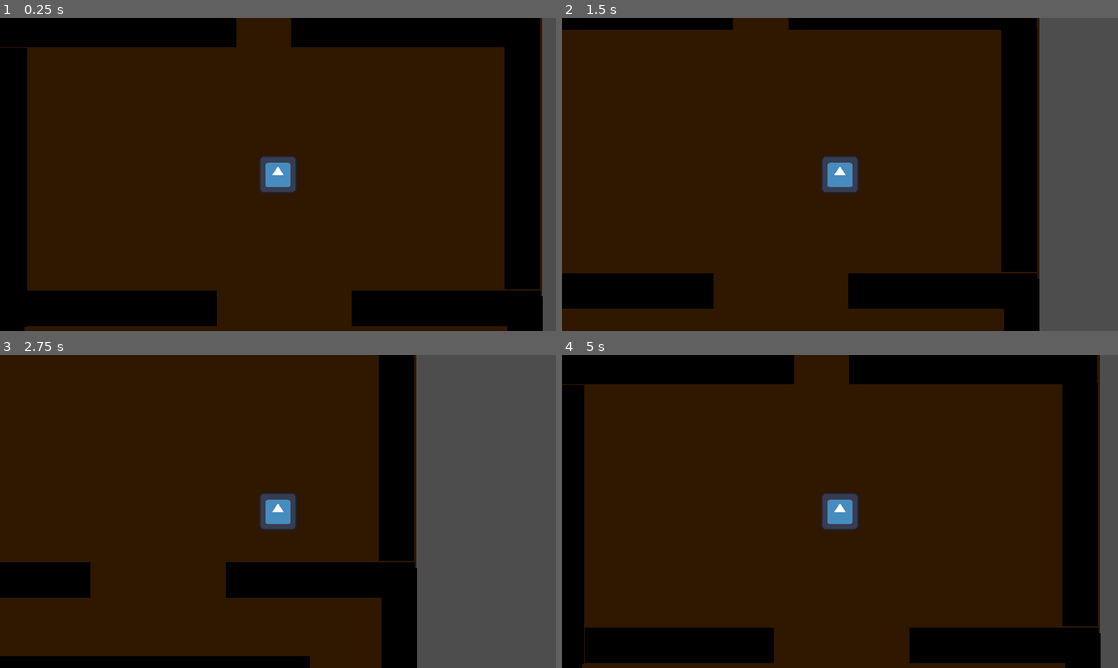
Above: before the commit, frames 1-4 (two rows, left to right).
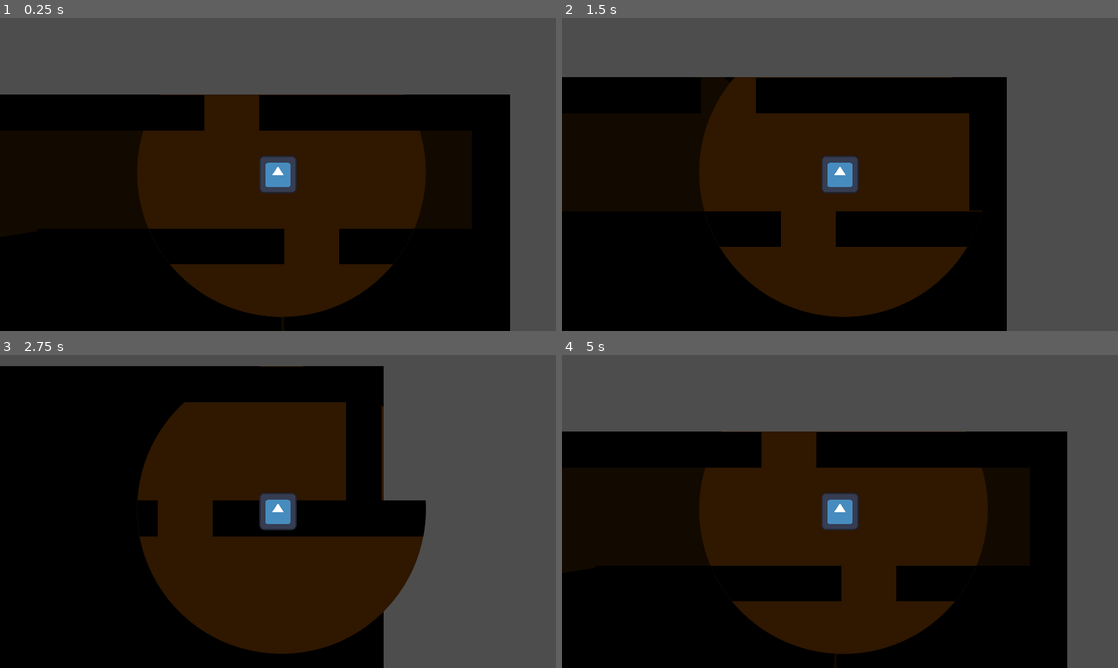
Above: after the commit, the same moments.

Repository: FarofaFaction/Criascript-Jam-Game
Game: Godot game, scene res://Game/Room/room.tscn
Two runs of this game, one before a commit and one after it. Both use one fixed random seed, a clock stepped at 60 frames per second and the inputs below. This scene is started directly instead of the project's main scene. The engine's default icon, where the game draws it, is replaced by a stand-in: a white triangle on a blue panel in a dark square.
Inputs:
- Up to frame 1 (0.25 s): no input
- Up to frame 2 (1.5 s): tap Enter at 0.5 s; hold Right (ui_right) 0.53-1.28 s; hold Down (ui_down) from 1.28 s (still down)
- Up to frame 3 (2.75 s): release Down (ui_down) at 2.03 s; hold Right (ui_right) from 2.03 s (still down)
- Up to frame 4 (5 s): release Right (ui_right) at 2.78 s; hold Up (ui_up) 2.78-3.53 s; hold Left (ui_left) from 3.53 s (still down)

The runs differ from the first frame. In frame 1, 63% of the frame differs, in the area x 0-98%, y 0-100%; in frame 2, 58%; in frame 3, 47%; in frame 4, 63%, in the area x 0-97%, y 0-100%.

Commit message:
light-test

Diff:
--- a/Game/Room/room.tscn
+++ b/Game/Room/room.tscn
@@ -1,10 +1,17 @@
-[gd_scene load_steps=7 format=3 uid="uid://b46ln0l8u82r0"]
+[gd_scene load_steps=9 format=3 uid="uid://b46ln0l8u82r0"]
 
 [ext_resource type="PackedScene" uid="uid://ca2c7jnemw4ie" path="res://Objects/wall.tscn" id="1_2ok7y"]
 [ext_resource type="PackedScene" uid="uid://dmkbsln86fgm7" path="res://Objects/CRTShader.tscn" id="1_604fw"]
 [ext_resource type="Script" path="res://Game/Player/player.gd" id="1_oiii0"]
 [ext_resource type="Texture2D" uid="uid://c08dxlio5mx4f" path="res://icon.svg" id="2_v4eaw"]
 [ext_resource type="Texture2D" uid="uid://bchofwuy1kere" path="res://Objects/ToolAssets/blank_circle.png" id="5_ac5do"]
+
+[sub_resource type="CanvasItemMaterial" id="CanvasItemMaterial_2258t"]
+light_mode = 2
+
+[sub_resource type="OccluderPolygon2D" id="OccluderPolygon2D_gjdmj"]
+closed = false
+polygon = PackedVector2Array(1061, -2, 1060, 119, 844, 111, 844, -3)
 
 [sub_resource type="RectangleShape2D" id="RectangleShape2D_shqjl"]
 size = Vector2(116, 110)
@@ -55,79 +62,76 @@
 scale = Vector2(0.235935, 1.63437)
 
 [node name="Room_2" type="Node2D" parent="."]
-position = Vector2(0, -2)
+material = SubResource("CanvasItemMaterial_2258t")
+position = Vector2(276, 462)
 
 [node name="Floor" type="ColorRect" parent="Room_2"]
+use_parent_material = true
 offset_right = 1905.0
 offset_bottom = 1943.0
 color = Color(0.184384, 0.0896672, 1.20327e-08, 1)
+metadata/_edit_use_anchors_ = true
 
 [node name="wall3" parent="Room_2" instance=ExtResource("1_2ok7y")]
 position = Vector2(63, 608.5)
 scale = Vector2(0.235935, 1.84936)
-Layer = 1
 
 [node name="wall13" parent="Room_2" instance=ExtResource("1_2ok7y")]
 position = Vector2(470, 1617)
 scale = Vector2(0.235935, 1.21506)
-Layer = 1
 
 [node name="wall5" parent="Room_2" instance=ExtResource("1_2ok7y")]
 position = Vector2(55, 1458)
 scale = Vector2(0.235935, 1.84936)
-Layer = 1
 
 [node name="wall10" parent="Room_2" instance=ExtResource("1_2ok7y")]
 position = Vector2(1845, 1466)
 scale = Vector2(0.235935, 1.84936)
-Layer = 1
 
 [node name="wall4" parent="Room_2" instance=ExtResource("1_2ok7y")]
 position = Vector2(453, 1026)
 rotation = 1.5708
 scale = Vector2(0.235935, 1.25408)
-Layer = 1
 
 [node name="wall6" parent="Room_2" instance=ExtResource("1_2ok7y")]
 position = Vector2(1573, 1026)
 rotation = 1.5708
 scale = Vector2(0.235935, 1.25408)
-Layer = 1
 
 [node name="wall11" parent="Room_2" instance=ExtResource("1_2ok7y")]
 position = Vector2(951.931, 1887)
 rotation = 1.5708
 scale = Vector2(0.235935, 3.50842)
-Layer = 1
 
 [node name="wall12" parent="Room_2" instance=ExtResource("1_2ok7y")]
 position = Vector2(969, 1350)
 rotation = 1.5708
 scale = Vector2(0.235935, 2.18597)
-Layer = 1
 
 [node name="wall7" parent="Room_2" instance=ExtResource("1_2ok7y")]
 position = Vector2(1836, 539.75)
 scale = Vector2(0.235935, 1.61071)
-Layer = 1
 
 [node name="wall8" parent="Room_2" instance=ExtResource("1_2ok7y")]
 position = Vector2(1467.06, 63)
 rotation = 1.5708
 scale = Vector2(0.235935, 1.64589)
-Layer = 1
 
 [node name="wall9" parent="Room_2" instance=ExtResource("1_2ok7y")]
 position = Vector2(422.825, 63)
 rotation = 1.5708
 scale = Vector2(0.235935, 1.63437)
-Layer = 1
+
+[node name="LightOccluder2D" type="LightOccluder2D" parent="Room_2"]
+position = Vector2(-4, 0)
+occluder = SubResource("OccluderPolygon2D_gjdmj")
 
 [node name="CharacterBody2D" type="CharacterBody2D" parent="."]
-position = Vector2(992, 562)
+position = Vector2(1104, 276)
 collision_layer = 2
 collision_mask = 2
 script = ExtResource("1_oiii0")
+metadata/_edit_group_ = true
 
 [node name="CollisionShape2D" type="CollisionShape2D" parent="CharacterBody2D"]
 shape = SubResource("RectangleShape2D_shqjl")
@@ -136,13 +140,13 @@
 texture = ExtResource("2_v4eaw")
 
 [node name="Ilumination" type="Node2D" parent="CharacterBody2D"]
-visible = false
 
 [node name="CanvasModulate" type="CanvasModulate" parent="CharacterBody2D/Ilumination"]
 position = Vector2(-992, -560)
 color = Color(0, 0, 0, 1)
 
 [node name="BigLight" type="PointLight2D" parent="CharacterBody2D/Ilumination"]
+position = Vector2(0, 45)
 color = Color(0.389287, 0.389287, 0.389287, 1)
 blend_mode = 2
 shadow_enabled = true
@@ -151,7 +155,6 @@
 
 [node name="SmallLight" type="PointLight2D" parent="CharacterBody2D/Ilumination"]
 blend_mode = 2
-shadow_enabled = true
 texture = ExtResource("5_ac5do")
 
 [node name="Camera2D" type="Camera2D" parent="CharacterBody2D"]
--- /dev/null
+++ b/Objects/interactiove_object.gd
@@ -0,0 +1,43 @@
+extends Sprite2D
+class_name InteractiveObject
+
+@export var CollisionLayer: int = 0
+@export var LightLayer: int = 0
+
+var collisionNode: StaticBody2D
+
+func _set_collision_mask(layer: int):
+	if (!collisionNode):
+		return
+	layer += 1
+	if (layer > 32 || layer < 1):
+		return
+	var i := 1
+	while (i <= 32):
+		collisionNode.set_collision_mask_value(i, false)
+		i += 1
+	collisionNode.set_collision_mask_value(layer, true)
+	pass
+
+func _set_collision_layer(layer: int):
+	if (!collisionNode):
+		return
+	layer += 1
+	if (layer > 32 || layer < 1):
+		return
+	var i := 1
+	while (i <= 32):
+		collisionNode.set_collision_layer_value(i, false)
+		i += 1
+	collisionNode.set_collision_layer_value(layer, true)
+	pass
+# Called when the node enters the scene tree for the first time.
+func _ready() -> void:
+	collisionNode = get_node("Collision")
+	_set_collision_layer(CollisionLayer)
+	_set_collision_mask(CollisionLayer)
+	pass # Replace with function body.
+
+# Called every frame. 'delta' is the elapsed time since the previous frame.
+func _process(delta: float) -> void:
+	pass
--- a/Objects/wall.gd
+++ b/Objects/wall.gd
@@ -1,18 +1,4 @@
-extends Sprite2D
-
-@export
-var Layer: int = 0
-
-# Called when the node enters the scene tree for the first time.
-func _ready() -> void:
-	var node: StaticBody2D = get_node("Collision")
-	print(Layer)
-	node.set_collision_mask_value(1, false)
-	node.set_collision_mask_value(Layer + 1, true)
-	node.set_collision_layer_value(1, false)
-	node.set_collision_layer_value(Layer + 1, true)
-	pass # Replace with function body.
-
+extends InteractiveObject
 
 # Called every frame. 'delta' is the elapsed time since the previous frame.
 func _process(delta: float) -> void:
--- a/Objects/wall.tscn
+++ b/Objects/wall.tscn
@@ -11,6 +11,7 @@
 
 [node name="wall" type="Sprite2D"]
 self_modulate = Color(0, 0, 0, 1)
+use_parent_material = true
 texture = ExtResource("1_2pqu3")
 script = ExtResource("2_y3r3l")
 
